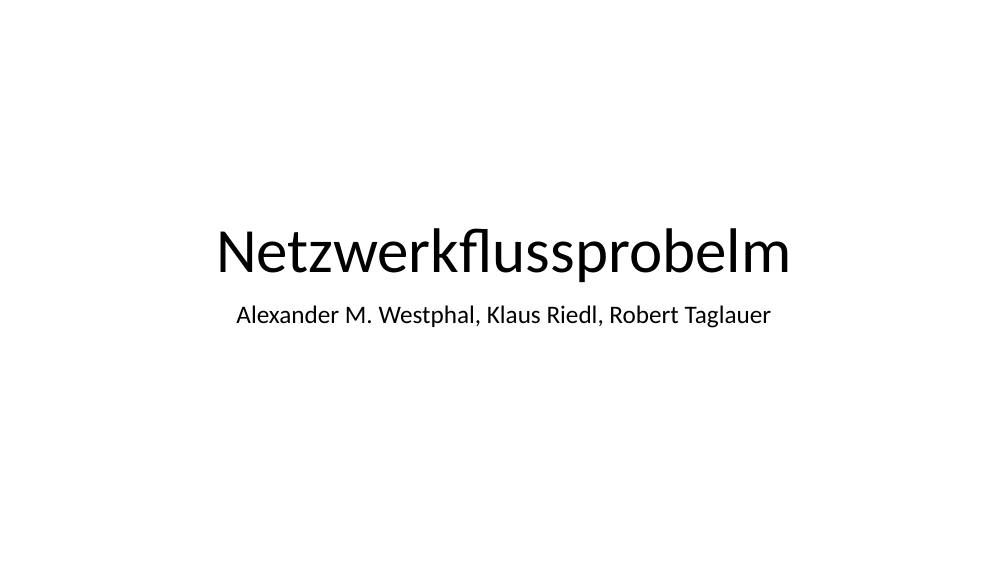
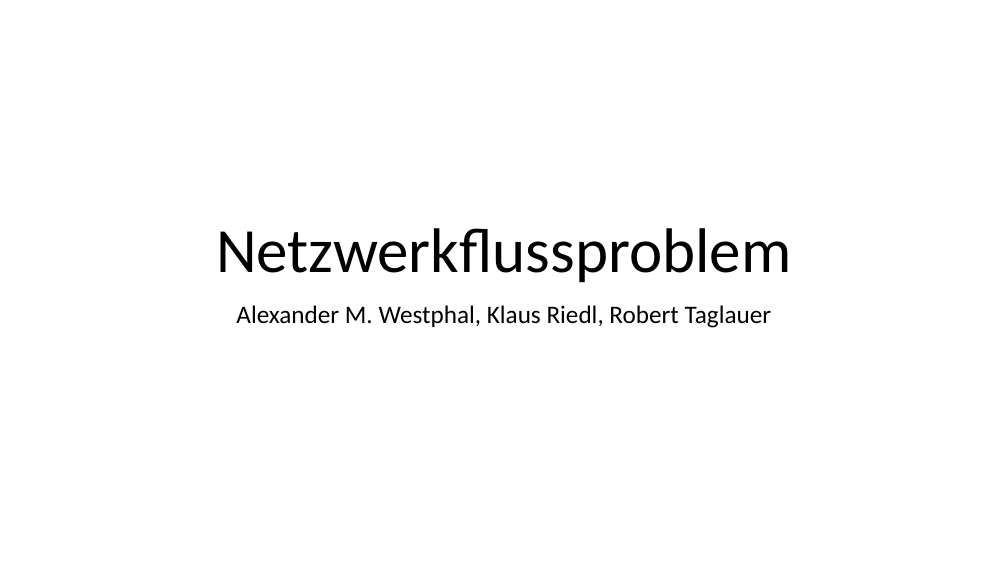
Before and after one commit to DerAlexx/Angewandte-Mathematik, a slide deck: slide 1 of Praktikum_6/Abgabe_6.pptx. Drawn at 1008x567 pixels with LibreOffice and Linux fonts; fonts in the diff are those of the drawing; background and template pictures are left out. Boxes give left, top, right and bottom in pixels: in the first picture for what was removed or moved away, otherwise in the second. Text is boxed around its words. In the diff, an @@ line names an element or a change of style, - is before the commit and + after.

```diff
--- a/Praktikum_6/Abgabe_6.pptx
+++ b/Praktikum_6/Abgabe_6.pptx
@@ title at [216, 228, 791, 282]: text changed @@
-Netzwerkflussprobelm
+Netzwerkflussproblem
```
Also in this commit, not shown: 1 other file.
